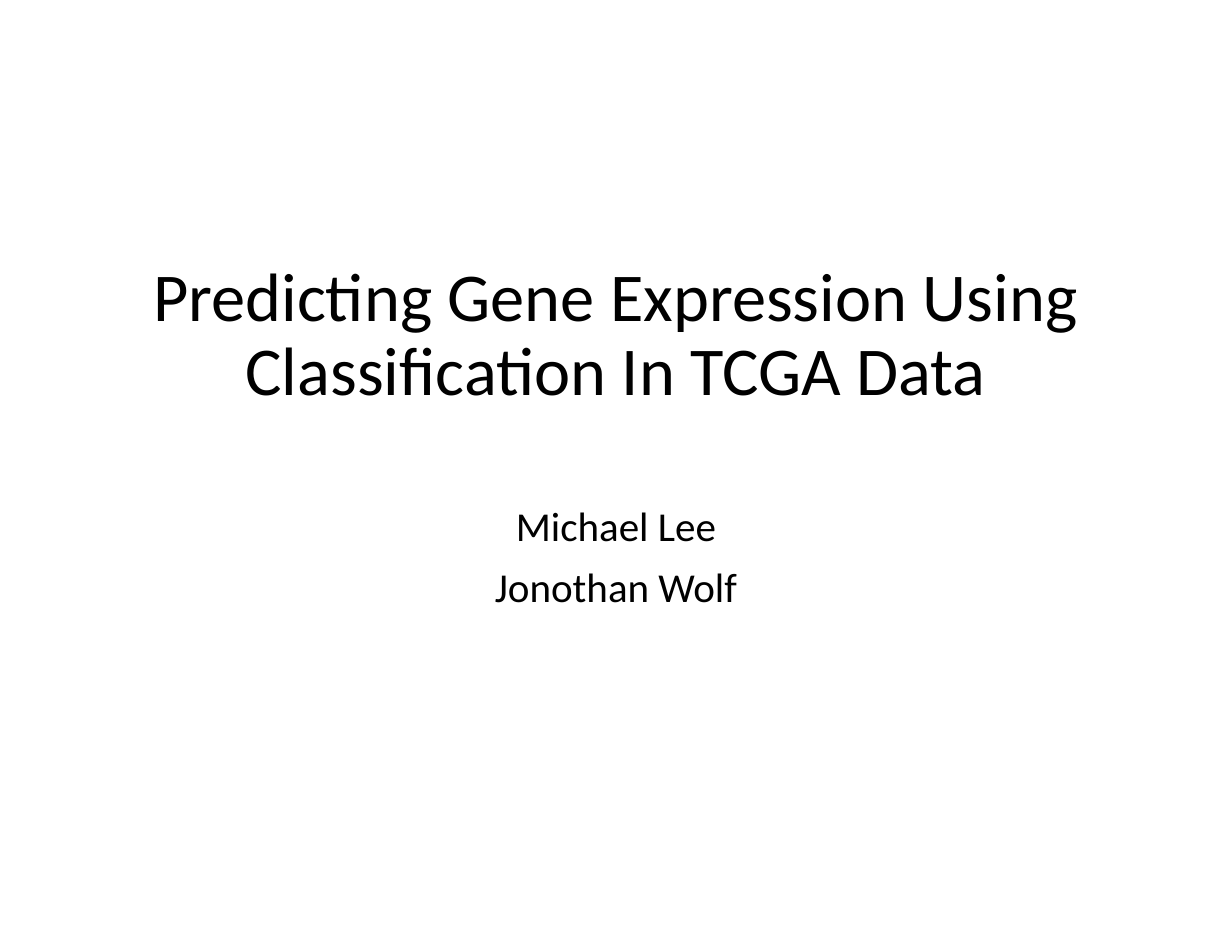
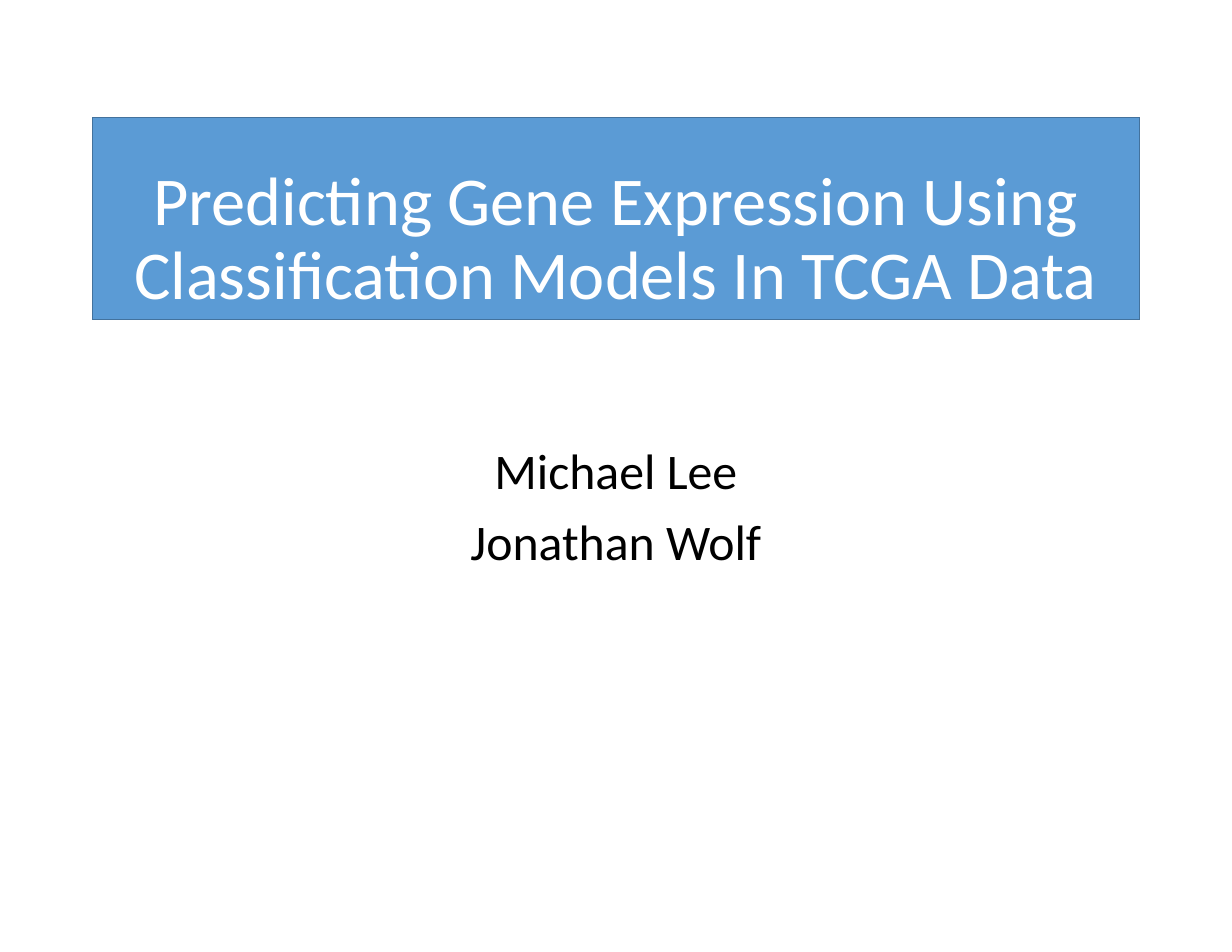
Before and after one commit to leem42/cse446, a slide deck: slide 1 of src/ml_final_project/PosterPresentation.pptx. Drawn at 1232x952 pixels with LibreOffice and Linux fonts; fonts in the diff are those of the drawing. Boxes give left, top, right and bottom in pixels: in the first picture for what was removed or moved away, otherwise in the second. Text is boxed around its words. In the diff, an @@ line names an element or a change of style, - is before the commit and + after.

```diff
--- a/src/ml_final_project/PosterPresentation.pptx
+++ b/src/ml_final_project/PosterPresentation.pptx
@@ title "Predicting Gene Expression Using Classification ...": place and size @@
-title "Predicting Gene Expression Using Classification ..." at (153, 273, 1077, 396)
+title "Predicting Gene Expression Using Classification ..." at (92, 118, 1139, 320)
@@ title "Predicting Gene Expression Using Classification ..." at (92, 118, 1139, 320): fill none to #5B9BD5; outline none to #43739E 1 pt @@
@@ title at (134, 177, 1097, 300): text changed; text colour #000000 to #FFFFFF @@
-Predicting Gene Expression Using Classification In TCGA Data
+Predicting Gene Expression Using Classification Models In TCGA Data
@@ subtitle "Michael Lee": place and size @@
-subtitle "Michael Lee" at (495, 512, 736, 603)
+subtitle "Michael Lee" at (470, 454, 761, 561)
@@ subtitle at (494, 454, 737, 490): size 26.4 to 32 pt in "Michael Lee" @@
@@ subtitle at (470, 525, 761, 561): text changed; size 26.4 to 32 pt @@
-Jonothan Wolf
+Jonathan Wolf
```
Also in this commit, not shown: 4 other slides changed, 4 slides added, 4 slides removed, 8 other files.
